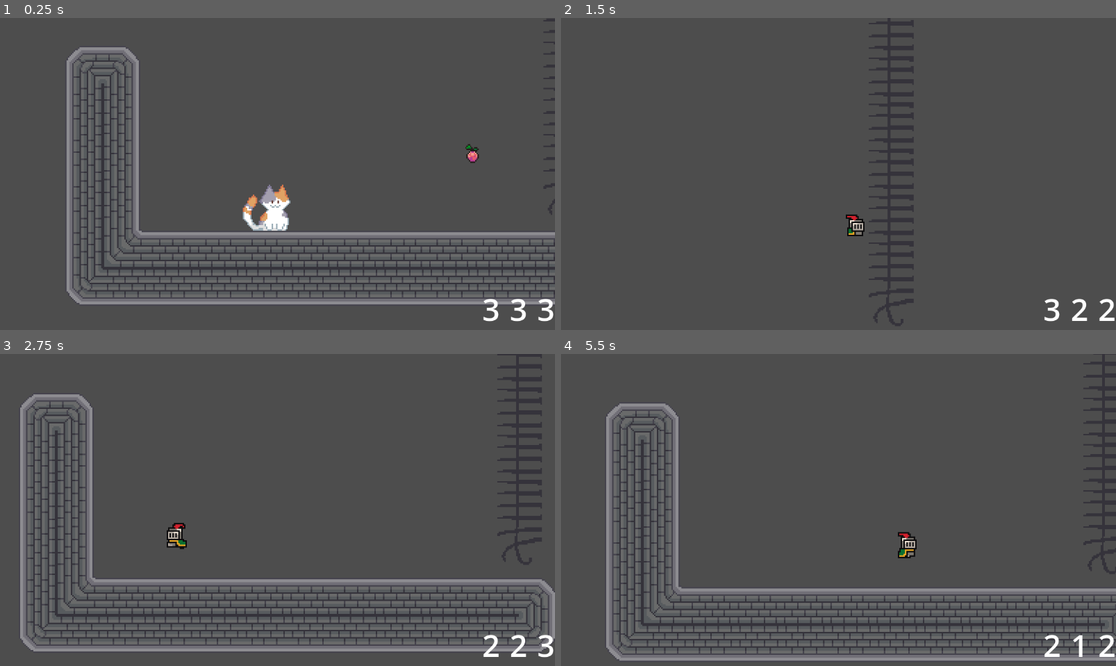
Above: before the commit, frames 1-4 (two rows, left to right).
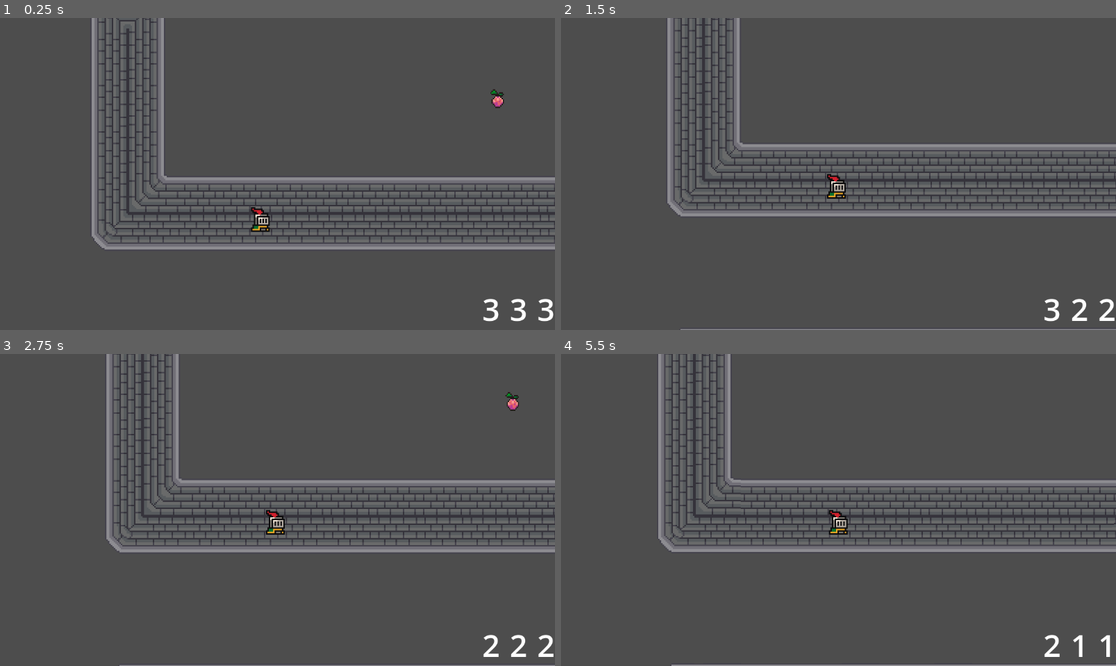
Above: after the commit, the same moments.

Repository: edencheung/CamJam2025
Game: Godot game, scene res://scenes/game.tscn
The game is run twice, just before and just after one commit, with the same random seed, the same clock (stepped at 60 frames per second) and the same inputs.
Inputs:
- Up to frame 1 (0.25 s): no input
- Up to frame 2 (1.5 s): hold Right (move_right) from 0.53 s (still down); tap 0 (change_blue) at 0.6 s; tap Space (jump) at 0.77 s; tap 9 (change_green) at 1.35 s
- Up to frame 3 (2.75 s): tap Space (jump) at 1.52 s; release Right (move_right) at 2.03 s; hold Left (move_left) from 2.03 s (still down); tap 8 (change_red) at 2.1 s
- Up to frame 4 (5.5 s): release Left (move_left) at 2.78 s; hold Right (move_right) 2.78-4.28 s; tap Tab (dash) at 2.85 s; tap Space (jump) at 3.02, 3.77, 4.52 s; hold Shift (grab) 3.53-4.28 s; hold Left (move_left) 4.28-5.03 s; tap 0 (change_blue) at 4.35 s; hold Right (move_right) from 5.03 s (still down); tap 9 (change_green) at 5.1 s

The runs differ from the first frame. In frame 1, 25% of the frame differs, in the area x 12-100%, y 0-92%; in frame 2, 16%; in frame 3, 32%, in the area x 3-100%, y 0-100%; in frame 4, 29%.

Commit message:
checkpoints

Diff:
--- /dev/null
+++ b/scenes/checkpoint.tscn
@@ -0,0 +1,33 @@
+[gd_scene load_steps=5 format=3 uid="uid://ce5drc1x3lejo"]
+
+[ext_resource type="Texture2D" uid="uid://pilbh3a34oqr" path="res://sprites/coin.png" id="1_1nyc1"]
+
+[sub_resource type="GDScript" id="GDScript_ciwaw"]
+script/source = "extends Area2D
+
+
+# Called when the node enters the scene tree for the first time.
+func _ready() -> void:
+	pass # Replace with function body.
+
+
+# Called every frame. 'delta' is the elapsed time since the previous frame.
+func _process(delta: float) -> void:
+	pass
+"
+
+[sub_resource type="RectangleShape2D" id="RectangleShape2D_u3qq8"]
+size = Vector2(10, 10)
+
+[sub_resource type="AtlasTexture" id="AtlasTexture_fhgeh"]
+atlas = ExtResource("1_1nyc1")
+region = Rect2(0, 0, 16.7793, 16.4725)
+
+[node name="Checkpoint" type="Area2D"]
+script = SubResource("GDScript_ciwaw")
+
+[node name="CollisionShape2D" type="CollisionShape2D" parent="."]
+shape = SubResource("RectangleShape2D_u3qq8")
+
+[node name="Sprite2D" type="Sprite2D" parent="."]
+texture = SubResource("AtlasTexture_fhgeh")
--- a/scenes/player.tscn
+++ b/scenes/player.tscn
@@ -32,12 +32,12 @@
 position = Vector2(0, 16)
 target_position = Vector2(13, 0)
 
-[node name="DeathDetection" type="Area2D" parent="."]
+[node name="AreaDetection" type="Area2D" parent="."]
 position = Vector2(5, 16)
 
-[node name="CollisionShape2D" type="CollisionShape2D" parent="DeathDetection"]
+[node name="CollisionShape2D" type="CollisionShape2D" parent="AreaDetection"]
 position = Vector2(-5, 0)
 shape = SubResource("RectangleShape2D_t51ai")
 
 [connection signal="timeout" from="Timer" to="." method="_on_timer_timeout"]
-[connection signal="body_entered" from="DeathDetection" to="." method="_on_death_detection_body_entered"]
+[connection signal="body_entered" from="AreaDetection" to="." method="_on_area_detection_body_entered"]
--- a/scripts/player-controller.gd
+++ b/scripts/player-controller.gd
@@ -39,7 +39,12 @@
 var hasDashed = false
 var isGrabbing = false
 
+var prev_checkpoint_position = Vector2(0, 0)
+
 enum FruitColor {RED, GREEN, BLUE}
+
+func _ready() -> void:
+	position = prev_checkpoint_position
 
 func _physics_process(delta):
 	if !isDashing:
@@ -209,15 +214,17 @@
 	input_axis.y = int(Input.is_action_pressed("move_down")) - int(Input.is_action_pressed("move_up"))
 	input_axis = input_axis.normalized()
 
-func _on_death_detection_body_entered(body: Node2D):
+func _on_timer_timeout():
+	Engine.time_scale = 1
+	get_tree().reload_current_scene()
+
+func add_fruit(color: FruitColor) -> void:
+	$"../HUD".increment_counter(color)
+
+func _on_area_detection_body_entered(body: Node2D) -> void:
 	if body.is_in_group("Danger"):
 		Engine.time_scale = 0.3
 		$CollisionShape2D.queue_free()
 		$Timer.start()
-
-func _on_timer_timeout():
-	Engine.time_scale = 1
-	get_tree().reload_current_scene()
-
-func add_fruit(color: FruitColor) -> void:
-	$"../HUD".increment_counter(color)
+	elif body.is_in_group("Checkpoint"):
+		prev_checkpoint_position = position
Not shown: 1 places in scenes/game.tscn that only renumber resources
